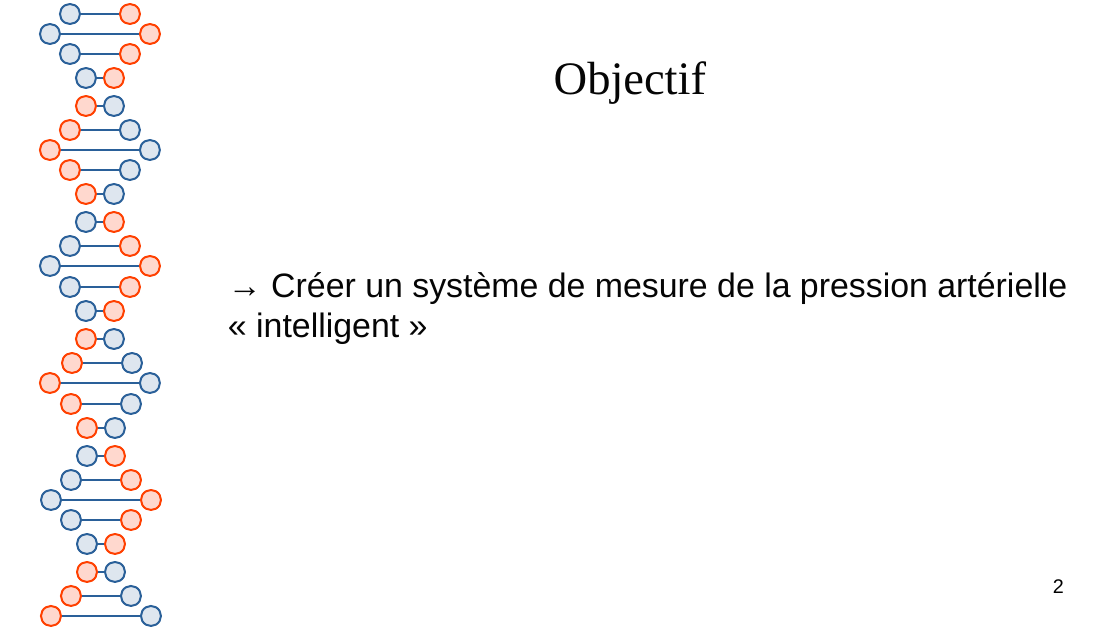
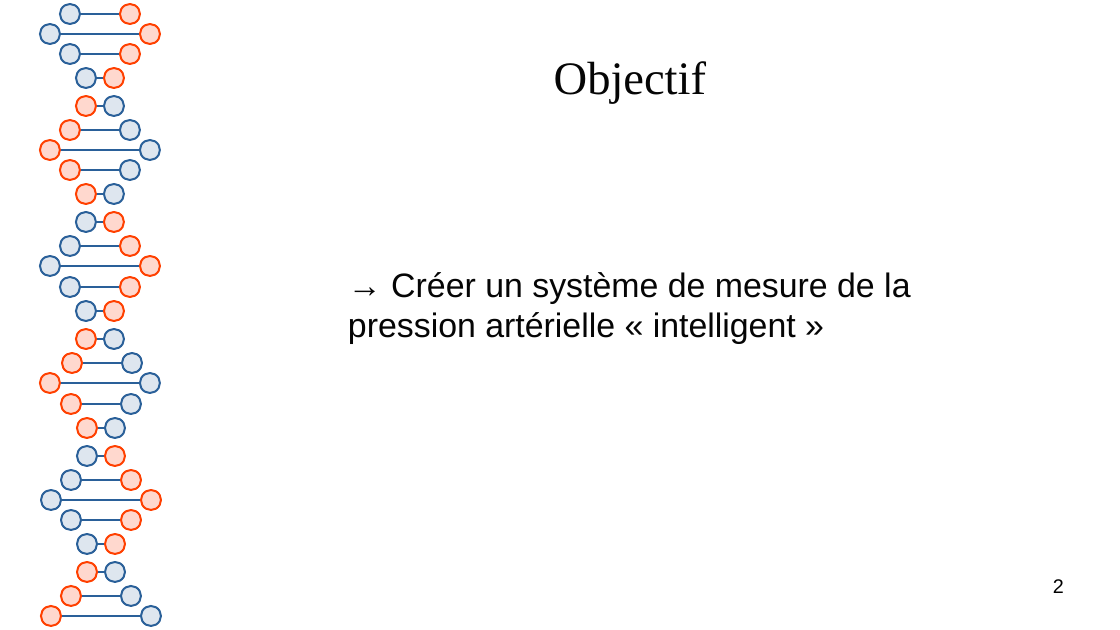
Before and after one commit to Polytech-E2I/data-processing, a slide deck: slide 2 of Projet1/report.odp. Drawn at 1120x630 pixels with LibreOffice and Linux fonts; fonts in the diff are those of the drawing. Boxes give left, top, right and bottom in pixels: in the first picture for what was removed or moved away, otherwise in the second. Text is boxed around its words. In the diff, an @@ line names an element or a change of style, - is before the commit and + after.

```diff
--- a/Projet1/report.odp
+++ b/Projet1/report.odp
@@ text "→ Créer un système de ..." rewrapped from box(256, 272, 1067, 344) to box(348, 272, 910, 344) @@
```
Also in this commit, not shown: 2 other slides changed, 3 slides added, 1 slide removed, 1 other file.
